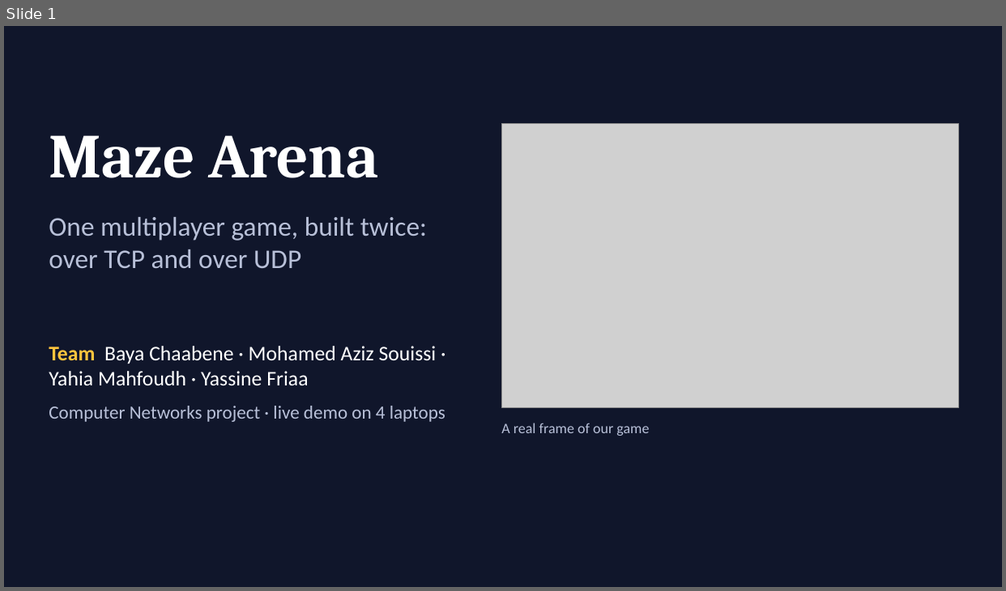
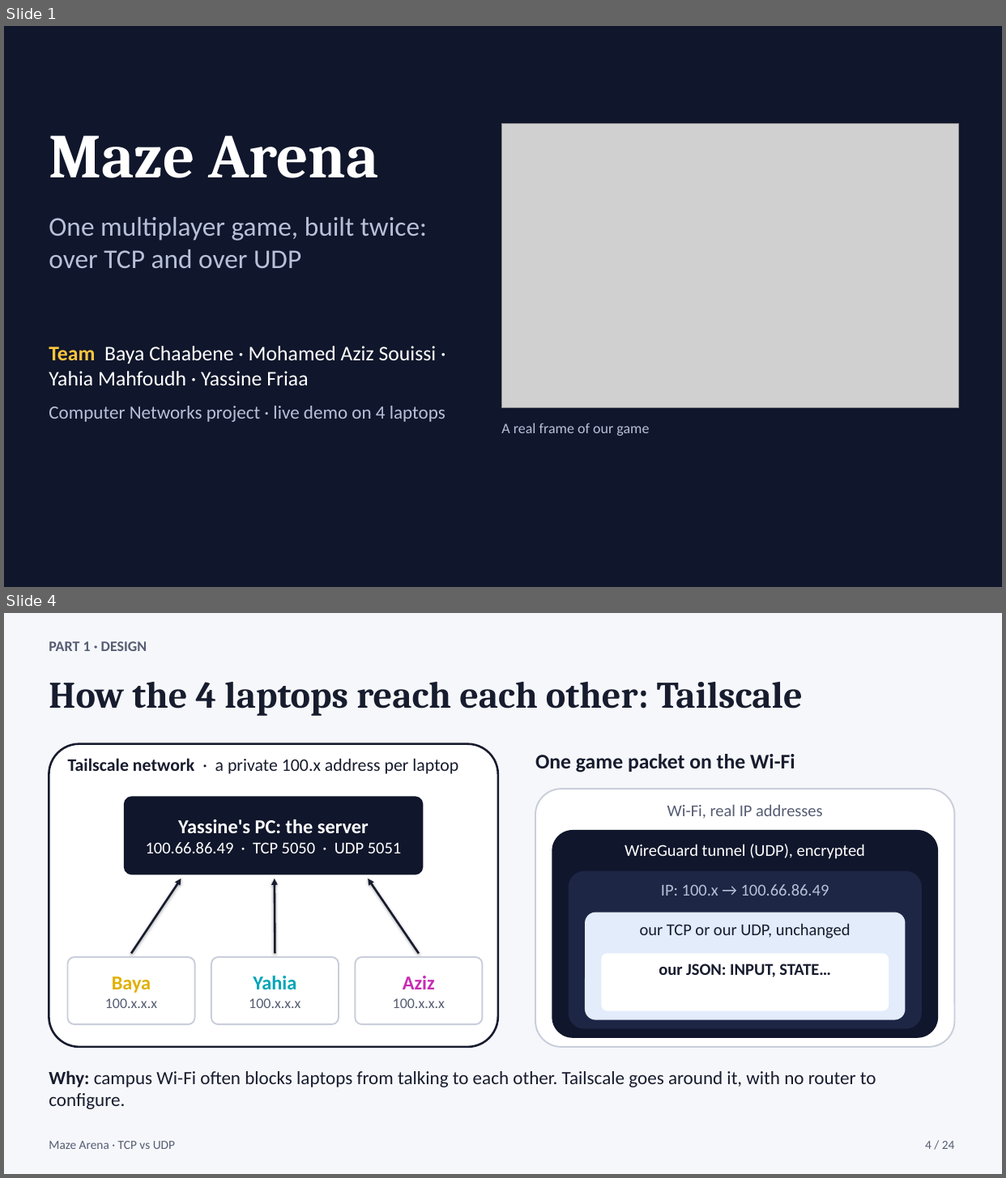
Before and after one commit to bayaCh05/maze-arena, a slide deck: slides/maze_arena_tcp_vs_udp.pptx. Shown one above the other, each under a label of ours: slide 1 before the commit, slides 1 and 4 after it; the slides between them are not shown. The pictures are 1006x591 and 1006x1178 pixels, drawn with LibreOffice and Linux fonts; fonts in the diff are those of the drawing; grey boxes stand for pictures. Boxes give left, top, right and bottom in pixels: in the first picture for what was removed or moved away, otherwise in the second. Text is boxed around its words. In the diff, an @@ line names an element or a change of style, - is before the commit and + after.

```diff
--- a/slides/maze_arena_tcp_vs_udp.pptx
+++ b/slides/maze_arena_tcp_vs_udp.pptx
@@ slide 4 added at [4, 613, 1002, 1174], background #F6F7FA @@
@@ text added at [49, 641, 147, 651], 14 pt, text #555D73, bold @@
+PART 1 · DESIGN
@@ text added at [49, 682, 803, 716], 36 pt, text #171C2E, bold @@
+How the 4 laptops reach each other: Tailscale
@@ rounded rectangle added at [49, 744, 498, 1047], fill #FFFFFF, outline #171C2E 2 pt @@
@@ text added at [68, 758, 458, 774], 17 pt, text #171C2E @@
+Tailscale network · a private 100.x address per laptop
@@ text added at [535, 754, 795, 773], 20 pt, text #171C2E, bold @@
+One game packet on the Wi-Fi
@@ rounded rectangle added at [124, 796, 424, 875], fill #10162B, 16 pt, text #FFFFFF @@
+Yassine's PC: the server
+100.66.86.49 · TCP 5050 · UDP 5051
@@ rounded rectangle added at [535, 789, 955, 1047], fill #FFFFFF, outline #C9CEDB 1.5 pt, 16 pt, text #555D73 @@
+Wi-Fi, real IP addresses
@@ rounded rectangle added at [552, 830, 938, 1038], fill #10162B, 16 pt, text #FFFFFF @@
+WireGuard tunnel (UDP), encrypted
@@ arrow added from (131, 954) to (181, 879), #171C2E 2 pt @@
@@ arrow added from (275, 954) to (275, 879), #171C2E 2 pt @@
@@ arrow added from (419, 954) to (368, 879), #171C2E 2 pt @@
@@ rounded rectangle added at [569, 871, 922, 1029], fill #1D2644, 16 pt, text #B8C0D8 @@
+IP: 100.x → 100.66.86.49
@@ rounded rectangle added at [585, 913, 906, 1020], fill #E2ECFA, 16 pt, text #171C2E @@
+our TCP or our UDP, unchanged
@@ rounded rectangle added at [68, 957, 195, 1024], fill #FFFFFF, outline #C9CEDB 1.5 pt, 14 pt, text #555D73 @@
+Baya
+100.x.x.x
@@ rounded rectangle added at [211, 957, 339, 1024], fill #FFFFFF, outline #C9CEDB 1.5 pt, 14 pt, text #555D73 @@
+Yahia
+100.x.x.x
@@ rounded rectangle added at [355, 957, 483, 1024], fill #FFFFFF, outline #C9CEDB 1.5 pt, 14 pt, text #555D73 @@
+Aziz
+100.x.x.x
@@ rounded rectangle added at [602, 954, 889, 1012], fill #FFFFFF, 16 pt, text #171C2E, bold @@
+our JSON: INPUT, STATE…
@@ text added at [49, 1071, 876, 1110], 18 pt, text #171C2E @@
+Why: campus Wi-Fi often blocks laptops from talking to each other. Tailscale goes around it, with no router to configure.
@@ text added at [49, 1141, 175, 1149], 12 pt, text #555D73 @@
+Maze Arena · TCP vs UDP
@@ text added at [925, 1141, 955, 1149], 12 pt, text #555D73 @@
+4 / 24
```
Also in this commit, not shown: 22 slides changed, 4 other files.
